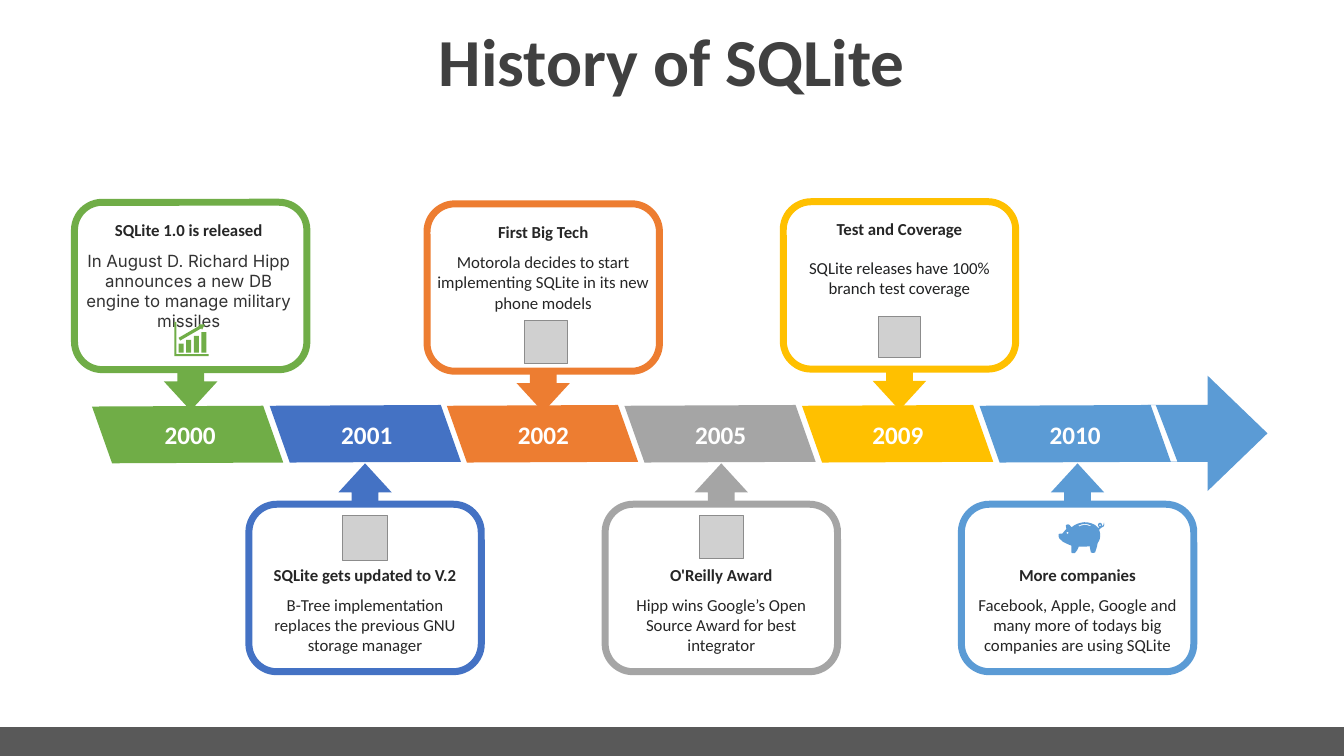
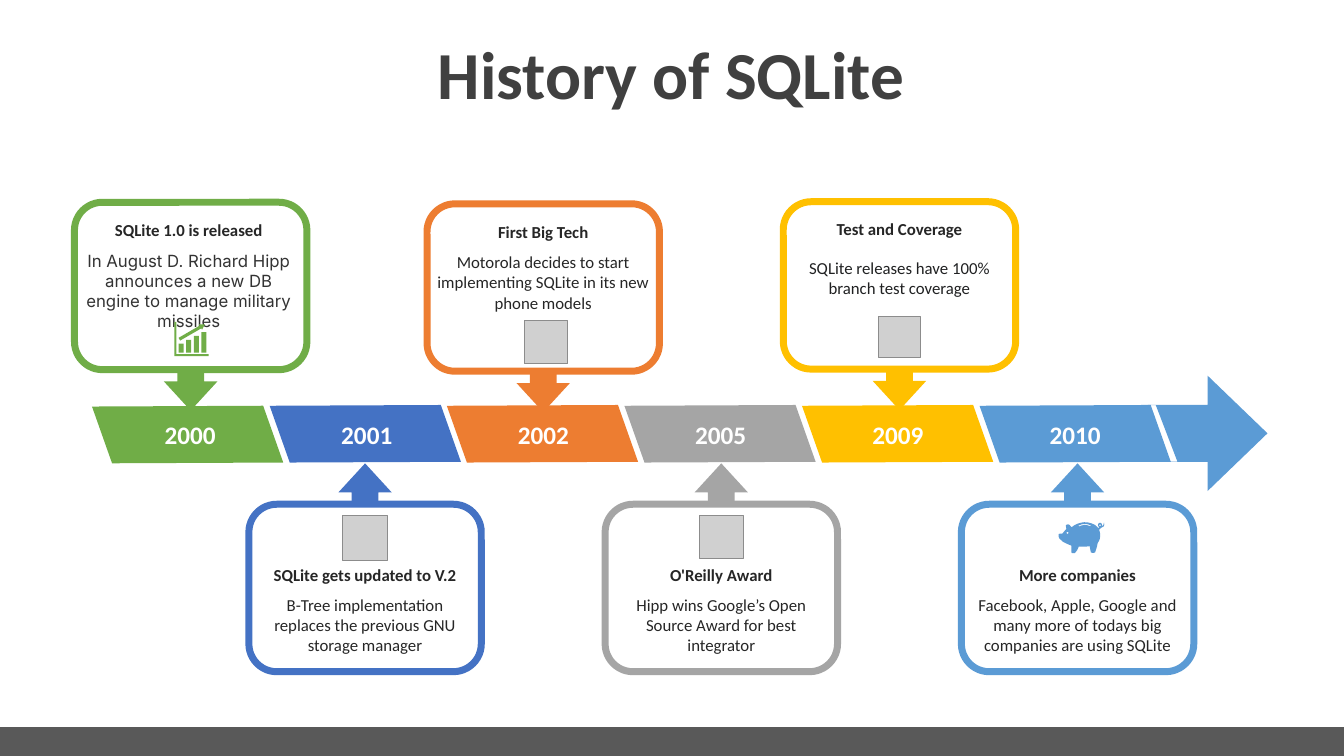
Before and after one commit to AntonioPirani/SQLiteProject, a slide deck: slide 8 of Presentation.pptx. Drawn at 1344x756 pixels with LibreOffice and Linux fonts; fonts in the diff are those of the drawing; grey boxes stand for pictures. Boxes give left, top, right and bottom in pixels: in the first picture for what was removed or moved away, otherwise in the second. Text is boxed around its words. In the diff, an @@ line names an element or a change of style, - is before the commit and + after.

```diff
--- a/Presentation.pptx
+++ b/Presentation.pptx
@@ title "History of SQLite": place and size @@
-title "History of SQLite" at [439,39,905,97]
+title "History of SQLite" at [438,52,904,110]
```
Also in this commit, not shown: 1 other slide changed, 1 slide added.
